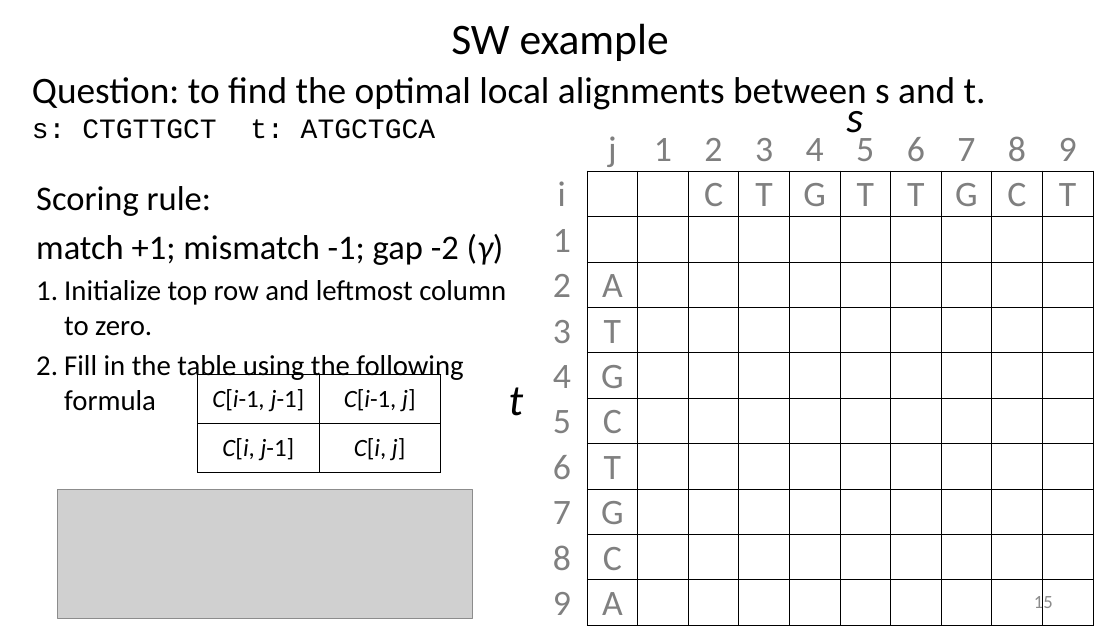
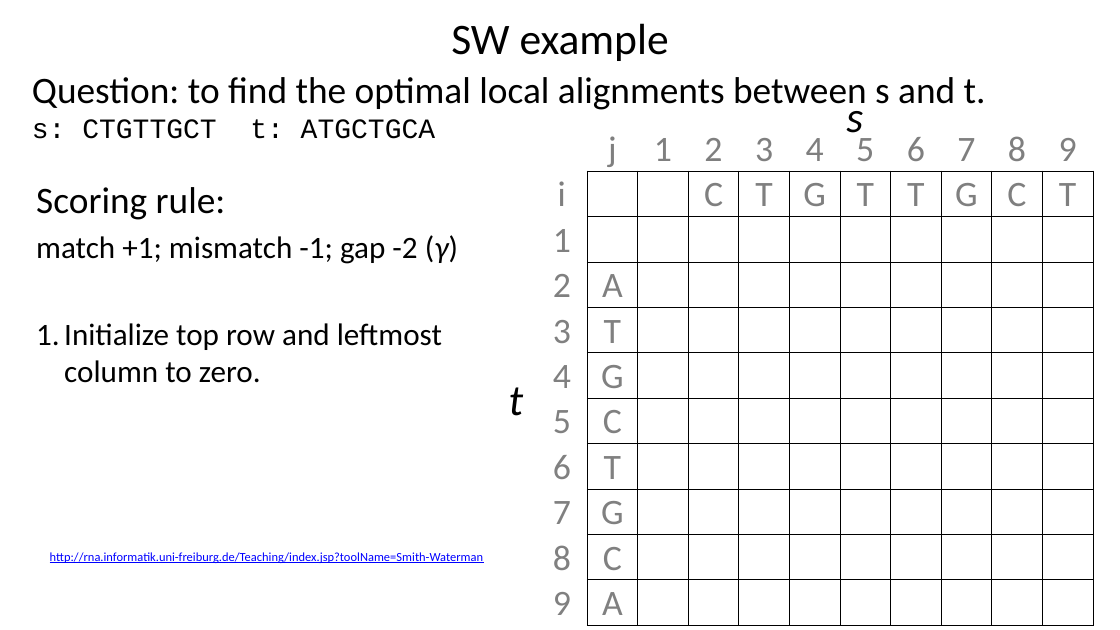
Before and after one commit to liu3zhenlab/teaching, a slide deck: slide 16 of PLPTH813Bioinformatis/2025/1_lecture/lecture04_alignment_I.pptx (slide 15 before the commit). Drawn at 1120x630 pixels with LibreOffice and Linux fonts; fonts in the diff are those of the drawing; grey boxes stand for pictures. Boxes give left, top, right and bottom in pixels: in the first picture for what was removed or moved away, otherwise in the second. Text is boxed around its words. In the diff, an @@ line names an element or a change of style, - is before the commit and + after.

```diff
--- a/PLPTH813Bioinformatis/2025/1_lecture/lecture04_alignment_I.pptx
+++ b/PLPTH813Bioinformatis/2025/1_lecture/lecture04_alignment_I.pptx
@@ text "Scoring rule:" at (36,187,458,383): size 22.2 to 24 pt in "Scoring rule:"; size 22.2 to 20 pt in "match +1; mismatch -1; gap -2 (γ)"; size 18.5 to 20 pt in "Initialize top row and leftmost column to ..." @@
@@ text at (64,355,463,382): paragraph removed @@
-2. Fill in the table using the following formula
@@ table removed at (197,375,439,473), 2 rows, 2 columns @@
-C[i-1, j-1] | C[i-1, j]
-C[i, j-1] | C[i, j]
@@ picture removed at (58,489,473,618) @@
@@ text added at (50,552,483,563), 8 pt, text #0000FF, underline @@
+http://rna.informatik.uni-freiburg.de/Teaching/index.jsp?toolName=Smith-Waterman
@@ page number removed at (1034,592,1053,613) @@
-15
```
Also in this commit, not shown: 10 other slides changed, 1 slide added, 2 other files.
